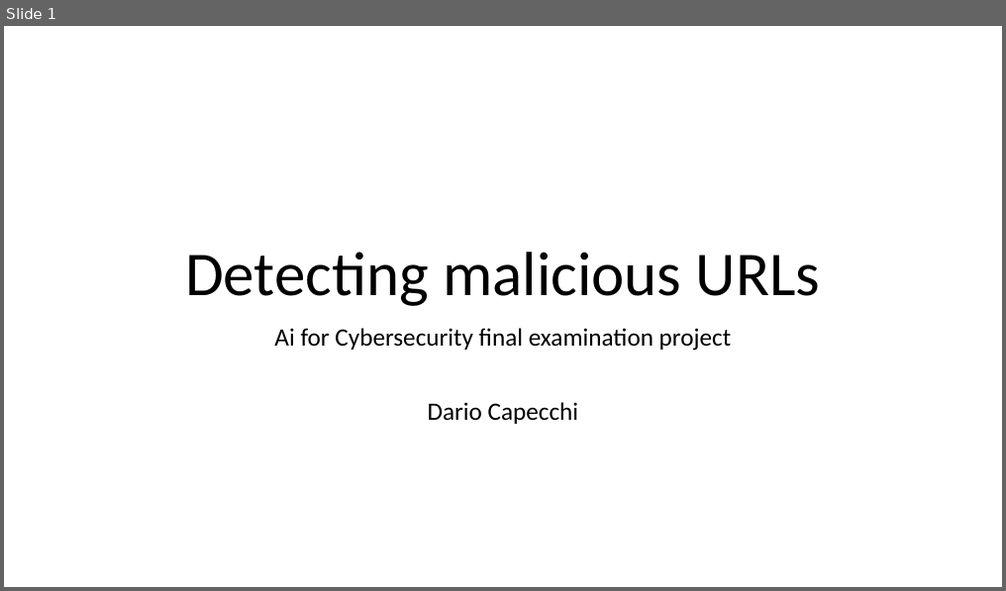
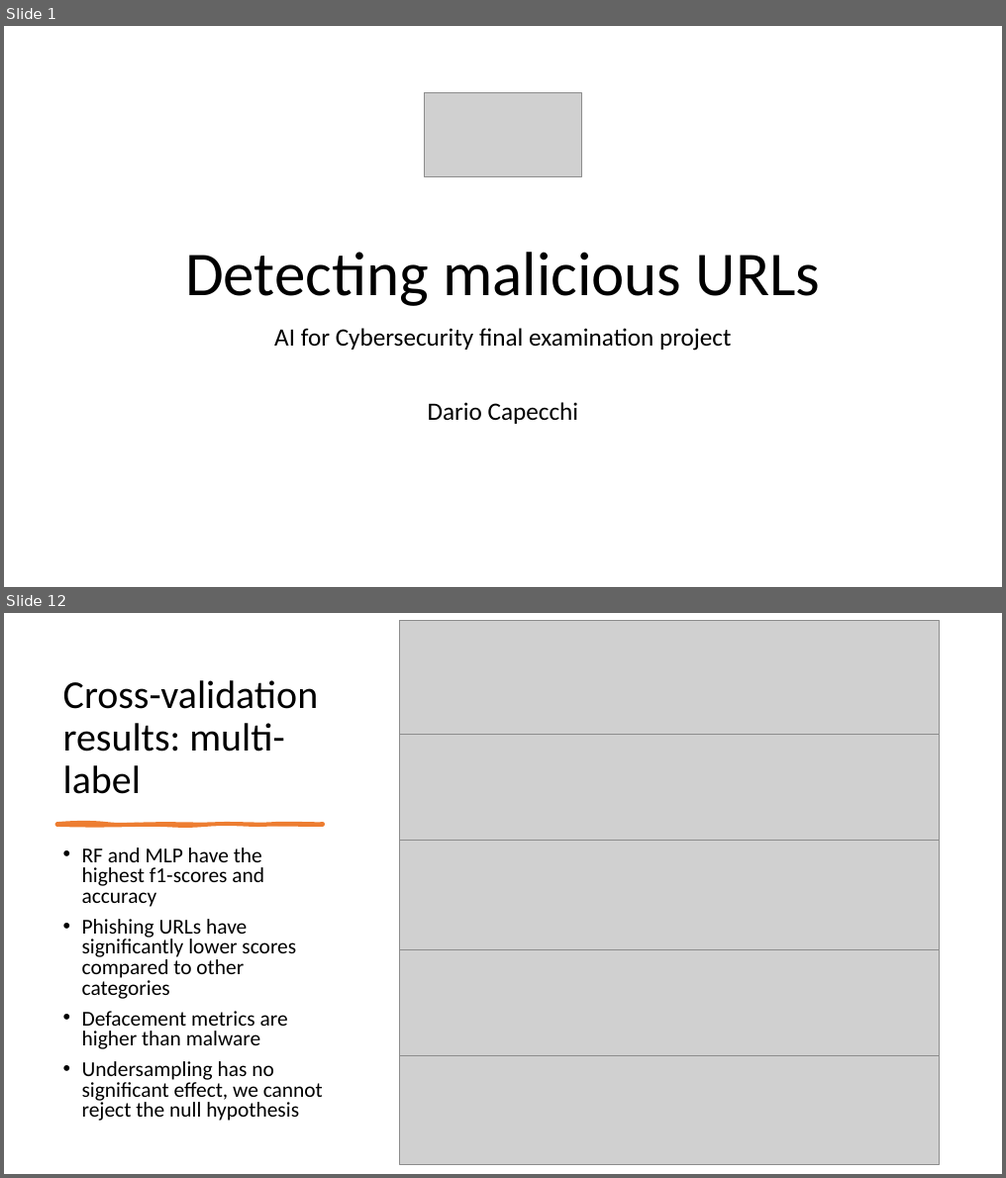
Before and after one commit to Metalcape/url-classifier, a slide deck: slides.pptx. Shown one above the other, each under a label of ours: slide 1 before the commit, slides 1 and 12 after it; the slides between them are not shown. The pictures are 1006x591 and 1006x1178 pixels, drawn with LibreOffice and Linux fonts; fonts in the diff are those of the drawing; grey boxes stand for pictures. Boxes give left, top, right and bottom in pixels: in the first picture for what was removed or moved away, otherwise in the second. Text is boxed around its words. In the diff, an @@ line names an element or a change of style, - is before the commit and + after.

```diff
--- a/slides.pptx
+++ b/slides.pptx
@@ slide 12 added at [4,613,1002,1174], background #FFFFFF @@
@@ picture added at [399,620,939,734] @@
@@ title added at [63,680,318,794], 38 pt, text #000000 @@
+Cross-validation results: multi-label
@@ picture added at [399,735,940,844] @@
@@ freeform shape added at [56,823,323,825], fill #ED7D31, outline #ED7D31 3 pt @@
@@ text added at [82,848,323,1121], 20.4 pt, text #000000 @@
+• RF and MLP have the highest f1-scores and accuracy
+• Phishing URLs have significantly lower scores compared to other categories
+• Defacement metrics are higher than malware
+• Undersampling has no significant effect, we cannot reject the null hypothesis
@@ picture added at [399,841,939,951] @@
@@ picture added at [399,950,939,1057] @@
@@ picture added at [399,1057,939,1164] @@
@@ slide 1 changed as well @@
@@ picture added at [425,92,582,176] @@
@@ subtitle at [274,328,732,351]: text changed @@
-Ai for Cybersecurity final examination project
+AI for Cybersecurity final examination project
```
Also in this commit, not shown: 3 other slides changed, 9 other slides added, 4 slides removed, 21 other files.
